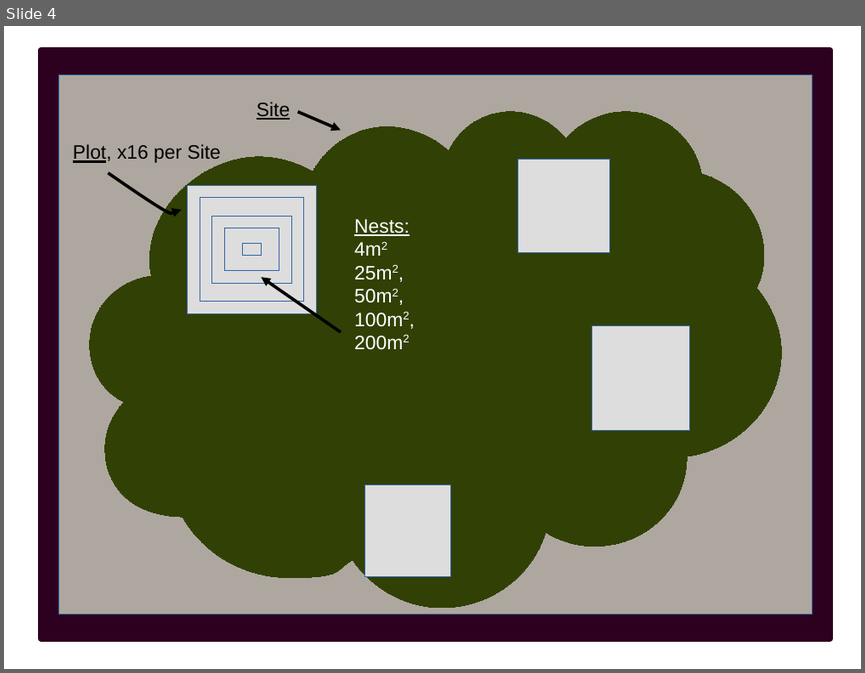
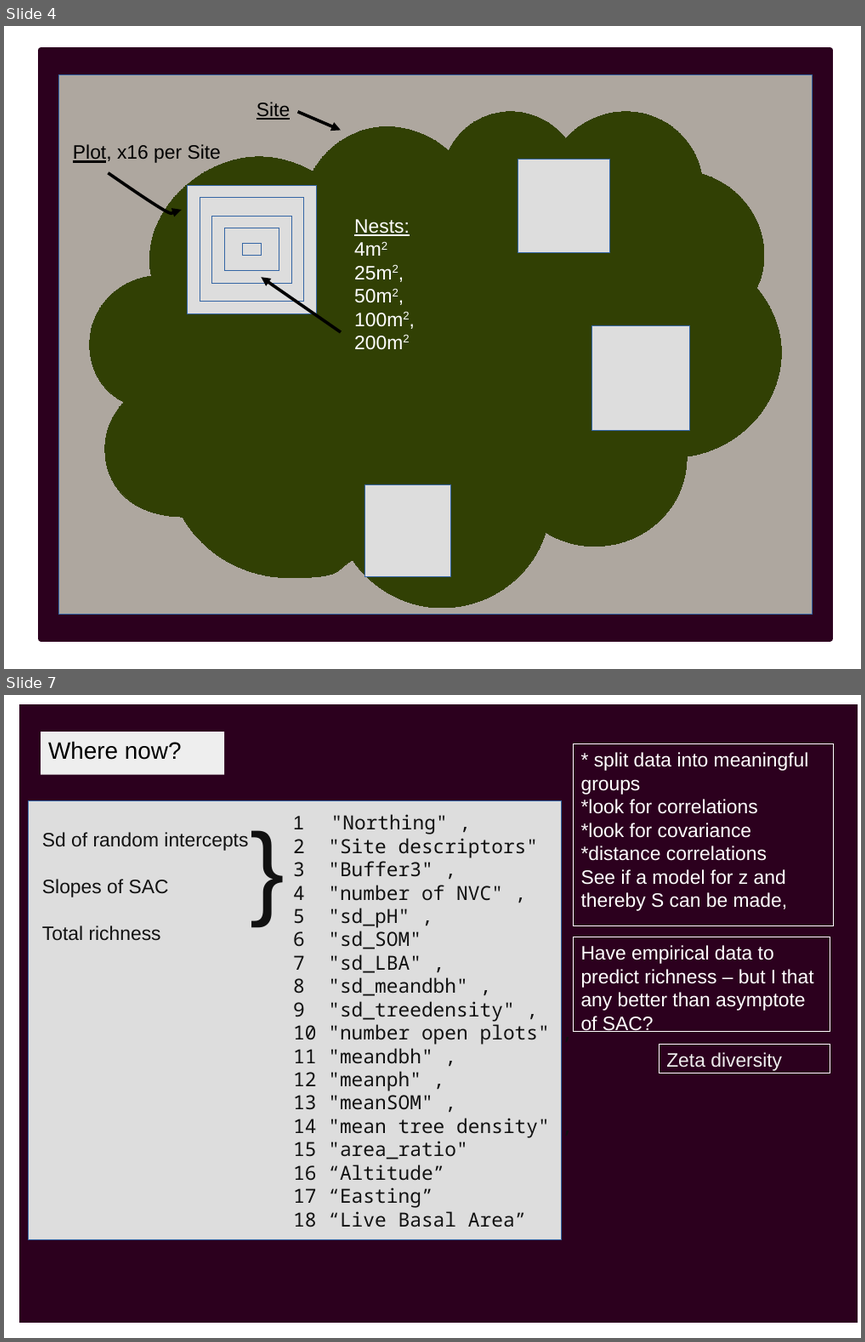
Before and after one commit to PetraGuy/CMEECourseWork, a slide deck: Talk2.odp. Shown one above the other, each under a label of ours: slide 4 before the commit, slides 4 and 7 after it; the slides between them are not shown. The pictures are 865x673 and 865x1342 pixels, drawn with LibreOffice and Linux fonts; fonts in the diff are those of the drawing. Boxes give left, top, right and bottom in pixels: in the first picture for what was removed or moved away, otherwise in the second. Text is boxed around its words. In the diff, an @@ line names an element or a change of style, - is before the commit and + after.

```diff
--- a/Talk2.odp
+++ b/Talk2.odp
@@ slide 7 added at bbox=[4, 695, 861, 1338], background #FFFFFF @@
@@ rectangle added at bbox=[17, 701, 861, 1326], fill #2C001E, outline #FFFFFF 5.67 pt @@
@@ rectangle added at bbox=[41, 732, 224, 774], fill #EEEEEE, 22 pt, text #000000 @@
+Where now?
@@ rectangle added at bbox=[574, 744, 834, 926], outline #FFFFFF 0 pt, 18 pt, text #FFFFFF @@
+* split data into meaningful groups
+*look for correlations
+*look for covariance
+*distance correlations
+See if a model for z and thereby S can be made,
@@ rectangle added at bbox=[28, 800, 561, 1240], fill #DDDDDD, outline #3465A4 0 pt @@
@@ text added at bbox=[243, 800, 291, 923], 96 pt, text #111111 @@
+}
@@ text added at bbox=[293, 814, 550, 1227], 18 pt, text #111111 @@
+1 "Northing" ,
+2 "Site descriptors"
+3 "Buffer3" ,
+4 "number of NVC" ,
+5 "sd_pH" ,
+6 "sd_SOM"
+7 "sd_LBA" ,
+8 "sd_meandbh" ,
+9 "sd_treedensity" ,
+10 "number open plots" ,
+11 "meandbh" ,
+12 "meanph" ,
+13 "meanSOM" ,
+14 "mean tree density" ,
+15 "area_ratio"
+16 “Altitude”
+17 “Easting”
+18 “Live Basal Area”
@@ text added at bbox=[42, 832, 248, 941], 18 pt, text #111111 @@
+Sd of random intercepts
+Slopes of SAC
+Total richness
@@ rectangle added at bbox=[574, 936, 830, 1032], outline #FFFFFF 0 pt, 18 pt, text #FFFFFF @@
+Have empirical data to predict richness – but I that any better than asymptote of SAC?
@@ rectangle added at bbox=[659, 1044, 830, 1073], outline #FFFFFF 0 pt, 18 pt, text #EEEEEE @@
+Zeta diversity
```
Also in this commit, not shown: 3 slides changed, 3 slides removed, 10 other files.
